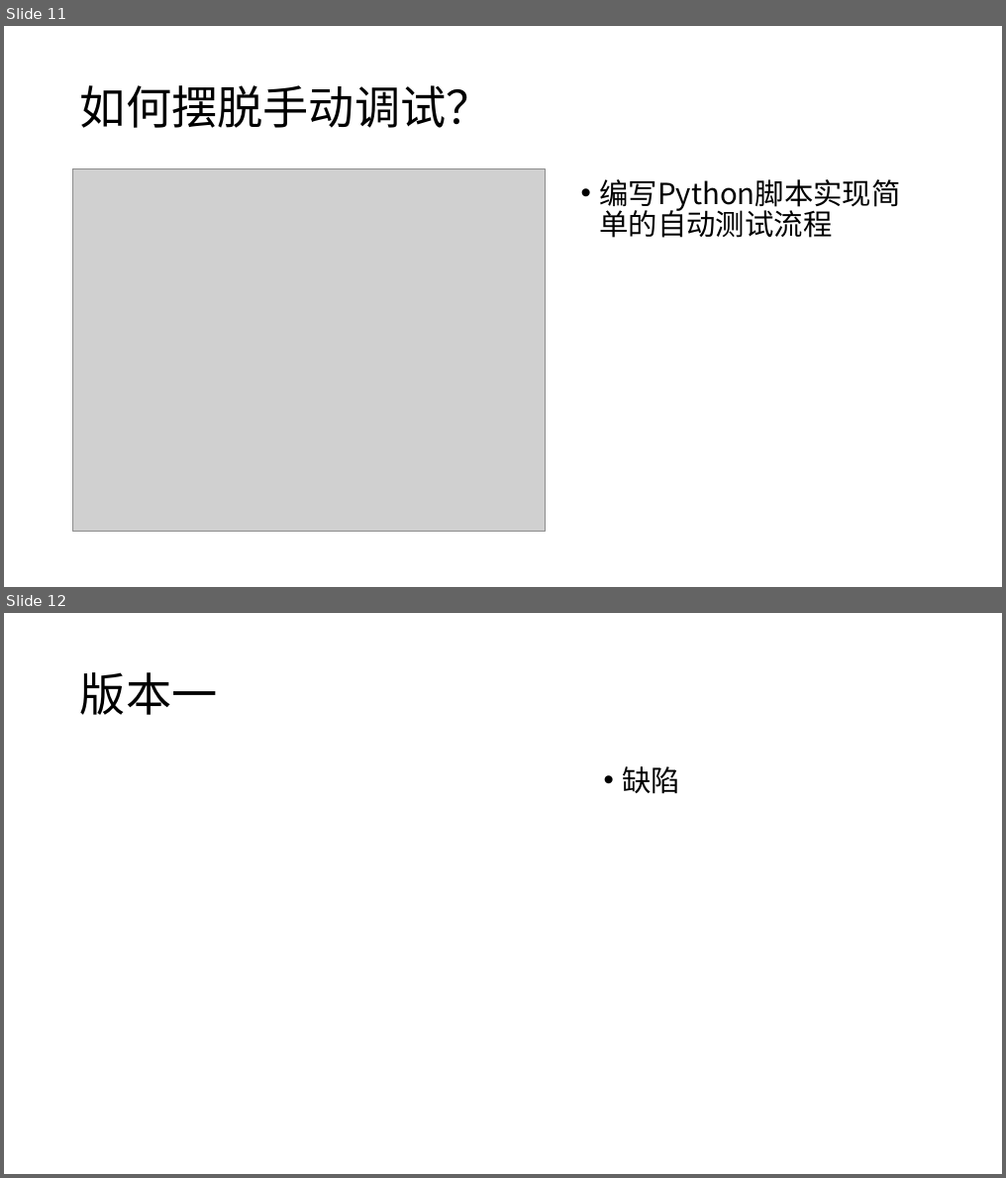
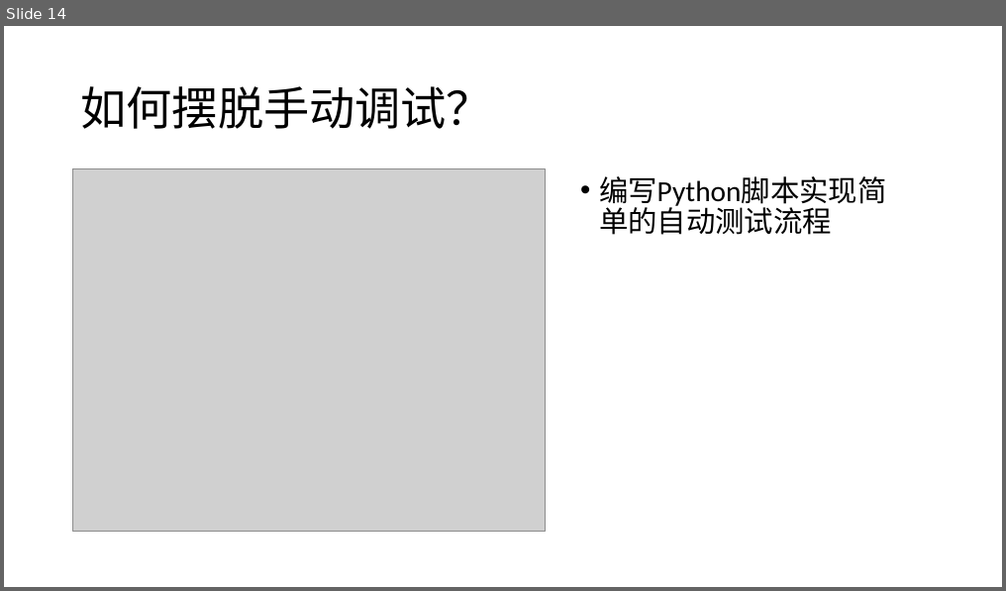
Before and after one commit to whitebkues1/ppt, a slide deck: xianzheng.pptx. Shown one above the other, each under a label of ours: slides 11 and 12 before the commit, slide 14 after it. The pictures are 1006x1178 and 1006x591 pixels, drawn with LibreOffice and Linux fonts; fonts in the diff are those of the drawing; grey boxes stand for pictures. Boxes give left, top, right and bottom in pixels: in the first picture for what was removed or moved away, otherwise in the second. Text is boxed around its words. In the diff, an @@ line names an element or a change of style, - is before the commit and + after.

```diff
--- a/xianzheng.pptx
+++ b/xianzheng.pptx
@@ slide 12 removed at bbox=[4, 613, 1002, 1174], background #FFFFFF @@
@@ title removed at bbox=[80, 672, 218, 715] @@
-版本一
@@ text removed at bbox=[622, 766, 680, 794] @@
-• 缺陷
@@ what was slide 11 is now slide 14 @@
@@ slide 14 changed as well @@
@@ text "编写Python脚本实现简单的自动测试流程" at bbox=[599, 176, 886, 209]: font Noto Sans CJK SC to Calibri @@
```
Also in this commit, not shown: 14 other slides changed, 8 slides added, 2 other slides removed, 11 other files.
